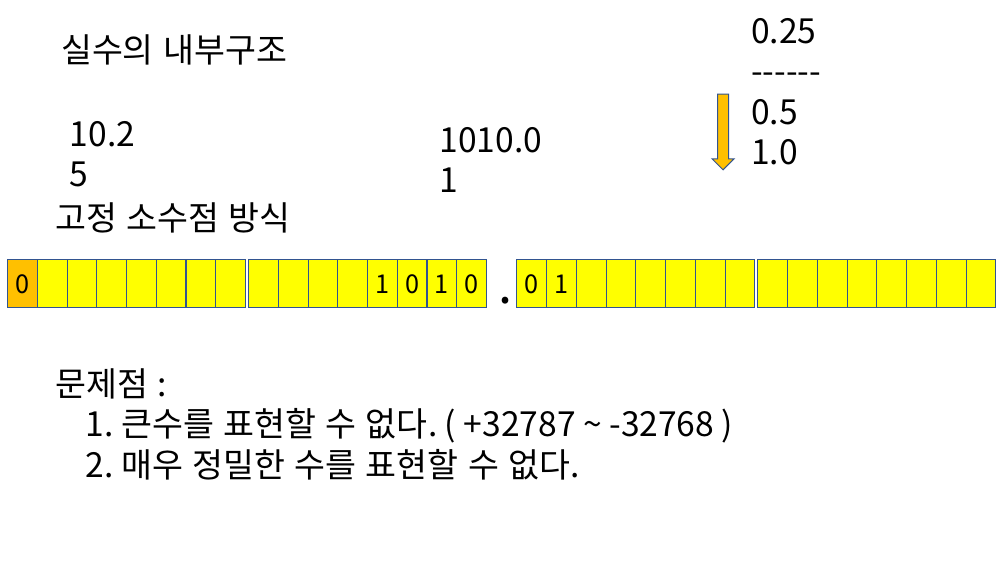
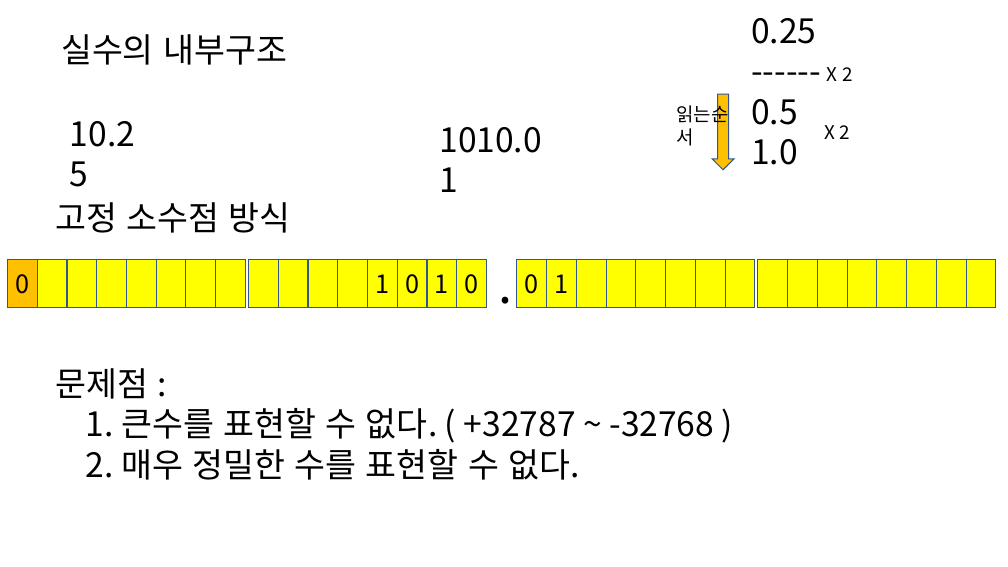
Before and after one commit to kjungmo/2020SBA_pythonAlgorithm, a slide deck: slide 1 of 파이썬.pptx. Drawn at 1008x567 pixels with LibreOffice and Linux fonts; fonts in the diff are those of the drawing. Boxes give left, top, right and bottom in pixels: in the first picture for what was removed or moved away, otherwise in the second. Text is boxed around its words. In the diff, an @@ line names an element or a change of style, - is before the commit and + after.

```diff
--- a/파이썬.pptx
+++ b/파이썬.pptx
@@ text added at [827,67,852,81], 18 pt, text #000000 @@
+X 2
@@ text added at [676,102,728,146], 18 pt, text #000000 @@
+읽는순서
@@ text added at [824,125,849,139], 18 pt, text #000000 @@
+X 2
```
